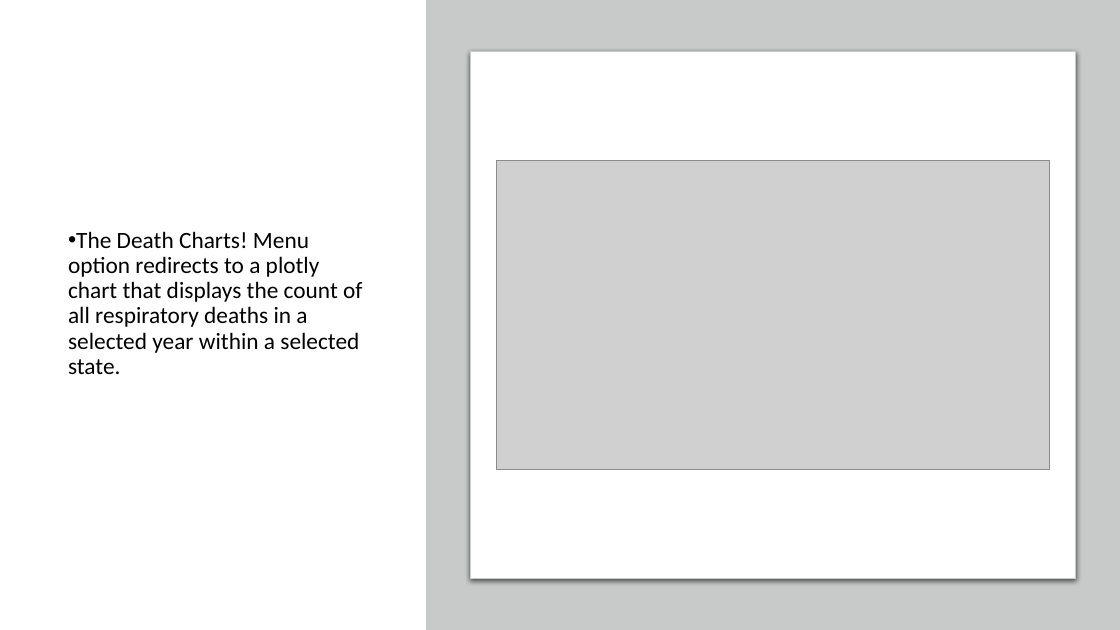
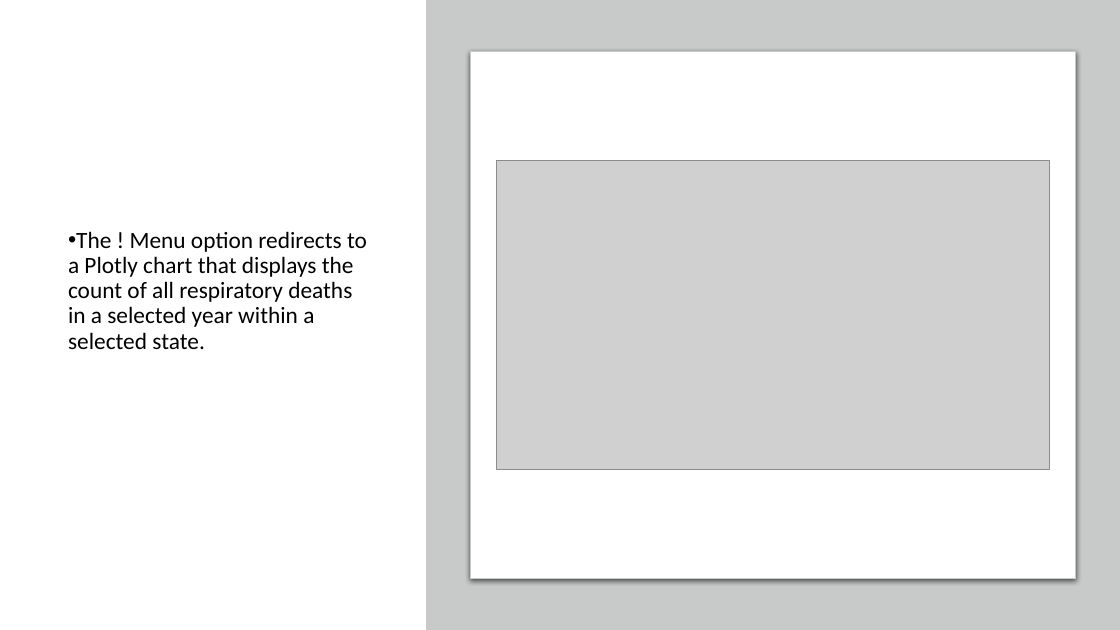
Before and after one commit to arianajoslyn/Air-Pollution-Effects-on-the-Respiratory-System, a slide deck: slide 5 of Air Pollution and Respiratory Diseases_TEMPLATE.pptx. Drawn at 1120x630 pixels with LibreOffice and Linux fonts; fonts in the diff are those of the drawing; grey boxes stand for pictures. Boxes give left, top, right and bottom in pixels: in the first picture for what was removed or moved away, otherwise in the second. Text is boxed around its words. In the diff, an @@ line names an element or a change of style, - is before the commit and + after.

```diff
--- a/Air Pollution and Respiratory Diseases_TEMPLATE.pptx
+++ b/Air Pollution and Respiratory Diseases_TEMPLATE.pptx
@@ text at (68,231,367,349): text changed @@
-• The Death Charts! Menu option redirects to a plotly chart that displays the count of all respiratory deaths in a selected year within a selected state.
+• The ! Menu option redirects to a Plotly chart that displays the count of all respiratory deaths in a selected year within a selected state.
```
Also in this commit, not shown: 3 other slides changed, 4 other files.
